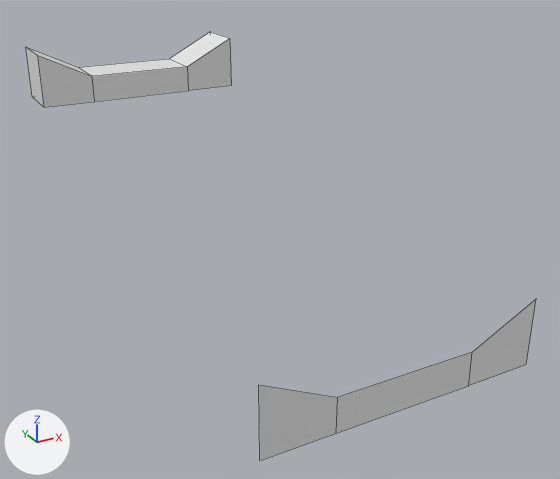
What one commit did to the Blender file RacingAtMaxPower/Assets/Models/TileRamp/TileRamp4.blend.
One viewpoint serves both versions: a 50 mm camera at (-25.6, -55.8, 23.5) aimed at (2.6, -4.4, -2.2). The lights are fixed; the arrows at lower left show +X, +Y and +Z. Mesh edges are drawn as thin lines.
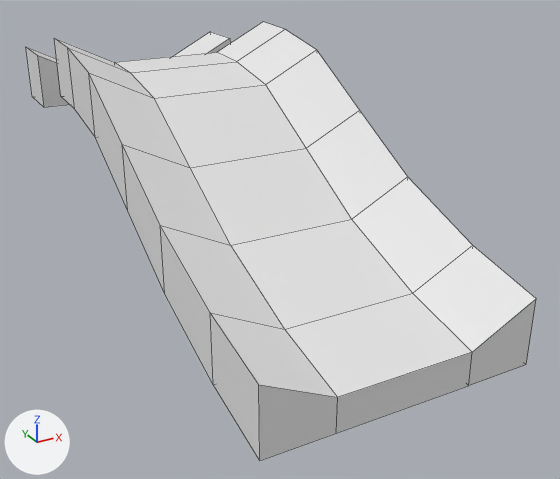
Where the change shows, as pixel boxes [x1, y1, x2, y2] in the pictures (560 x 479 px):
'Cube', reshaped: before [26, 32, 536, 460]; after [26, 22, 536, 460]
part 1 of me_cube_001, built on: before [259, 299, 536, 460]; after [54, 22, 536, 460]

The change, as a list of edits to the scene's bpy script:
```text
Change me_cube_001:
    used by ob_cube; location = (0.0, 0.0, 0.0)
    remove me_cube_001.from_pydata(...)  # 24 vertices, 17 faces; spans x -10.0..10.0, y -25.0..25.0, z -5.0..10.0
    add me_cube_001.from_pydata(...)  # 72 vertices, 68 faces; spans x -10.0..10.0, y -25.0..25.0, z -5.0..12.6
    me_cube_001 part 1
    3 faces are deleted
    8 new vertices lie (0.0, 6.2, 1.3) away from vertices in x -10.0..10.0, y -25.0, z -5.0..0.0
    8 new vertices lie (0.0, 7.7, 2.7) away from vertices in x -10.0..10.0, y -18.8, z -3.7..1.3
    8 new vertices lie (0.0, 6.7, 3.7) away from vertices in x -10.0..10.0, y -11.1, z -1.0..4.0
    8 new vertices lie (0.0, 6.9, 3.8) away from vertices in x -10.0..10.0, y -4.4, z 2.7..7.7
    8 new vertices lie (0.0, 5.6, 1.0) away from vertices in x -10.0..10.0, y 2.5, z 6.5..11.5
    8 new vertices lie (0.0, 4.3, 0.1) away from vertices in x -10.0..10.0, y 8.1, z 7.5..12.5
    54 new faces join them
```
